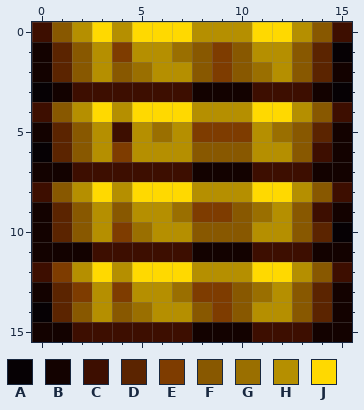
File history of a pixel-art sprite, src/main/resources/assets/nfc/stationapi/textures/block/machines/heat_coil_1.png. The picture above is the old version.
The file is 16x16 pixels. Colours within 5 levels of each other are drawn and written as one.
Palette (. is transparent): A #060104  B #130200  C #3d0e00  D #5b2400  E #7e3c00  F #885800  G #9a6f00  H #b58f00  J #ffd900
Pixels before, first column x 0:
 0 CFHJHJJJHHHJJHFC
 1 BDFHEHHGFEFHHFDA
 2 BDFHFGHHFEFGHFDB
 3 ABCCCCCCBBBCCCBA
 4 CFHJHJJJHHHJJHFC
 5 BDFHCHGHEEEHGFDB
 6 ADFHEHHHFFFHHFCB
 7 BBCCCCCCBBBCCCBB
 8 CFHJHJJJHHHJJHFC
 9 BDFHFHHGEEFGHFCB
10 BDFHEGHHFFFHHFDA
11 BBBCCCCCBBBCCCBB
12 CEHJHJJJHHHJJHFC
13 BDEHEHHGEEFGHFDB
14 ADFHFGHHFEFHHFDB
15 BBCCCCCCBBBCCCBB
Once edited:
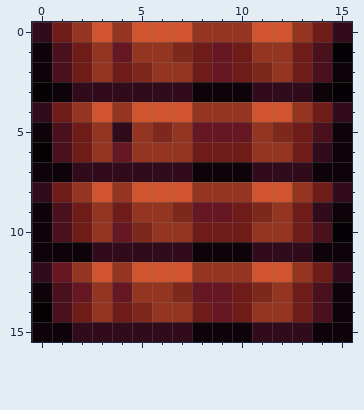
Edits made:
Colour B changes from #130200 to #0f030a.
Colour C changes from #3d0e00 to #320b1a.
Colour D changes from #5b2400 to #4a111d.
Colour E changes from #7e3c00 to #671722.
Colour F changes from #885800 to #6f1c19.
Colour G changes from #9a6f00 to #7e271c.
Colour H changes from #b58f00 to #933521.
Colour J changes from #ffd900 to #d0552f.
Pixel boxes of the changes (left, top, right, bottom) in both pictures:
changed: (32, 22, 352, 342)
